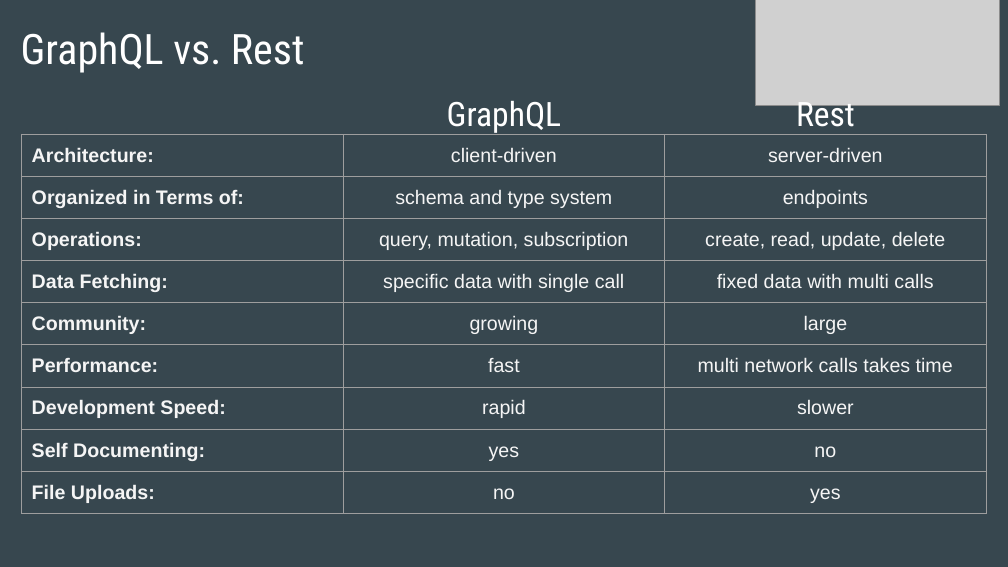
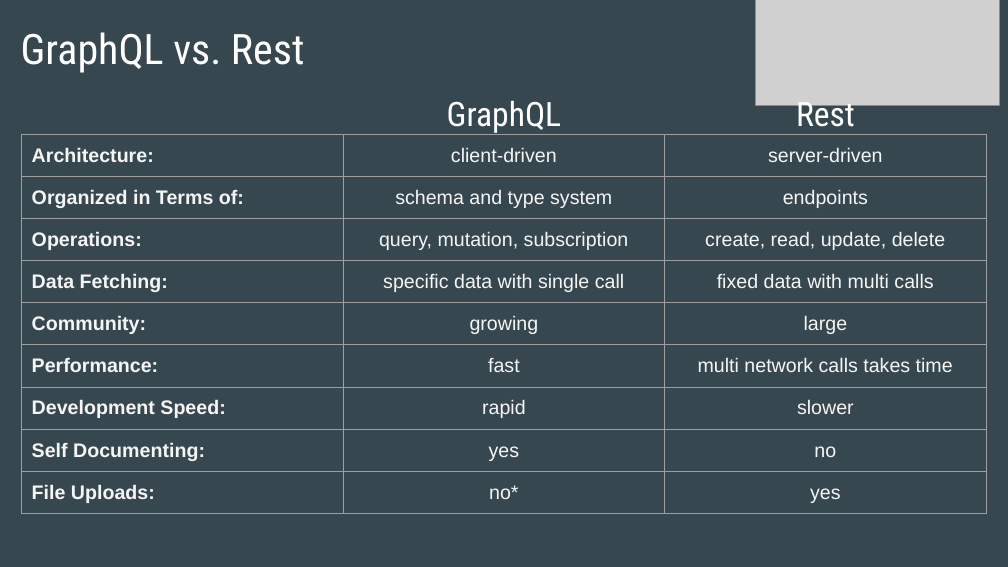
Before and after one commit to unitiweb/golf-players-graphql-demo, a slide deck: slide 29 of slideshow/GraphQL Introduction.pptx (slide 28 before the commit). Drawn at 1008x567 pixels with LibreOffice and Linux fonts; fonts in the diff are those of the drawing; grey boxes stand for pictures. Boxes give left, top, right and bottom in pixels: in the first picture for what was removed or moved away, otherwise in the second. Text is boxed around its words. In the diff, an @@ line names an element or a change of style, - is before the commit and + after.

```diff
--- a/slideshow/GraphQL Introduction.pptx
+++ b/slideshow/GraphQL Introduction.pptx
@@ table at (22,134,987,507) @@
-row 9, column 2: no
+row 9, column 2: no*
```
Also in this commit, not shown: 1 slide added, 1 slide removed, 1 other file.
